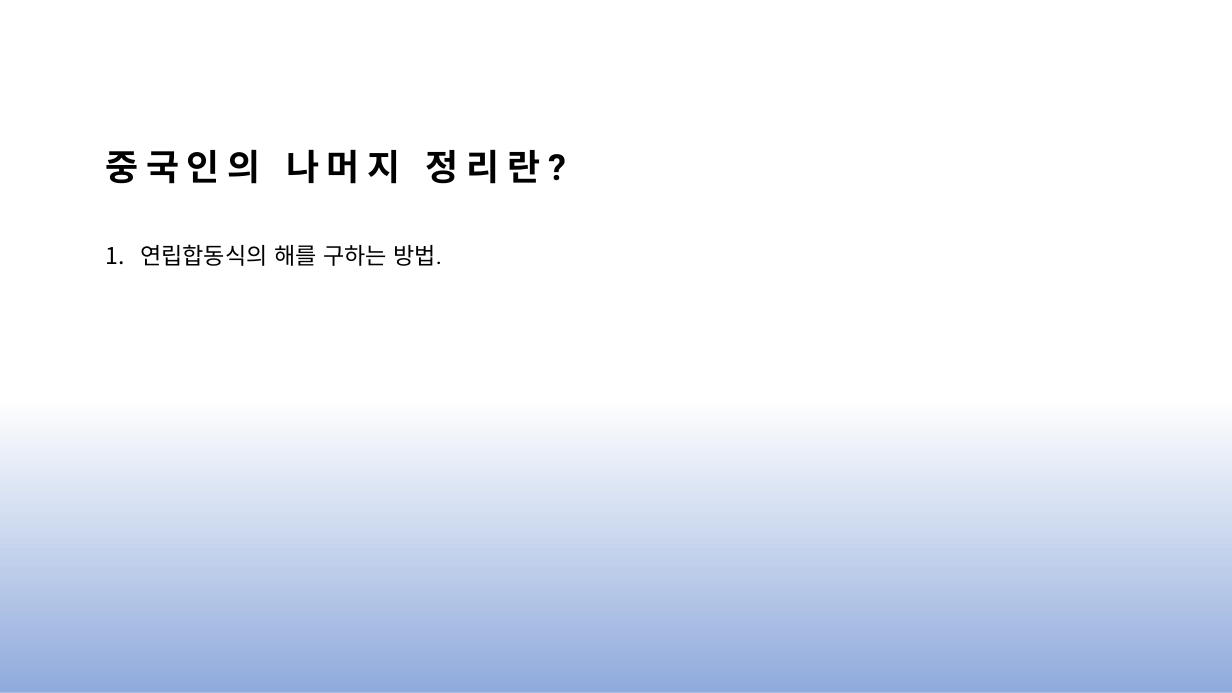
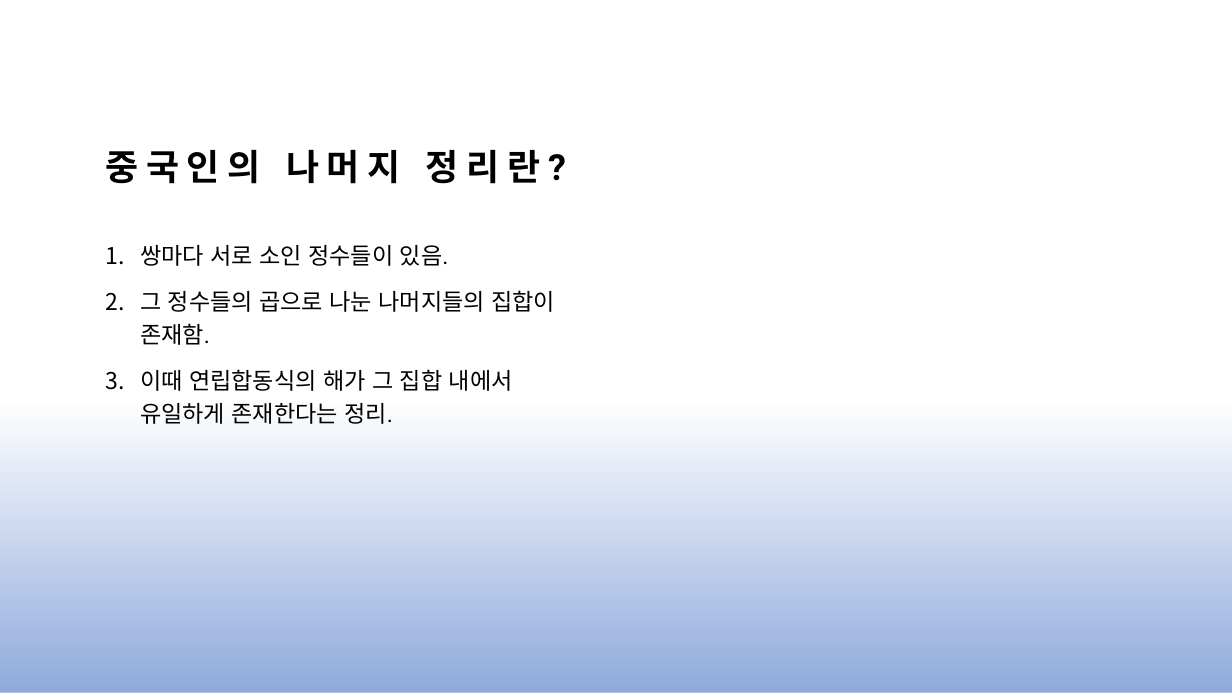
Before and after one commit to js4484821266/congrlang, a slide deck: slide 5 of congrlang.pptx (slide 4 before the commit). Drawn at 1232x693 pixels with LibreOffice and Linux fonts; fonts in the diff are those of the drawing; grey boxes stand for pictures. Boxes give left, top, right and bottom in pixels: in the first picture for what was removed or moved away, otherwise in the second. Text is boxed around its words. In the diff, an @@ line names an element or a change of style, - is before the commit and + after.

Commit message:
pptx

```diff
--- a/congrlang.pptx
+++ b/congrlang.pptx
@@ text at bbox=[140, 245, 555, 424]: text changed @@
-1. 연립합동식의 해를 구하는 방법.
+1. 쌍마다 서로 소인 정수들이 있음.
+2. 그 정수들의 곱으로 나눈 나머지들의 집합이 존재함.
+3. 이때 연립합동식의 해가 그 집합 내에서 유일하게 존재한다는 정리.
```
Also in this commit, not shown: 5 other slides changed, 6 slides added.
